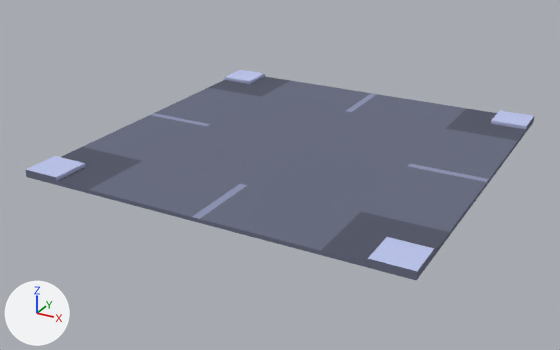
What one commit did to the glTF model client/public/models/world/roads/road-crossroad.glb.
One viewpoint serves both versions: a 50 mm camera at (0.882, -1.726, 0.768) aimed at (-0.036, -0.058, -0.066). Lighting does not change. The marker at lower left points along +X, +Y and +Z. The first picture is the older version. Vertices at exactly the same position are counted once.

Objects in the first picture: 'road-crossroad'.
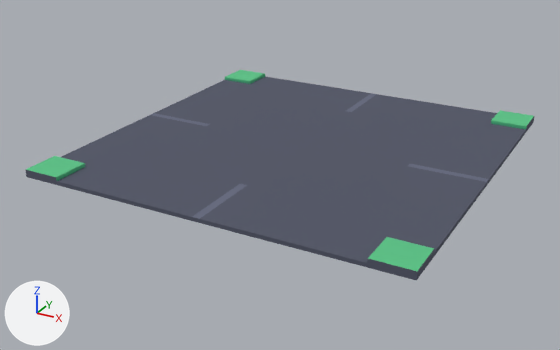
What changed in the scene script:
```text
Change me_road_crossroad:
    used by ob_road_crossroad; location = (0.0, 0.0, 0.0)
    remove me_road_crossroad.from_pydata(...)  # 80 vertices, 116 faces; spans x -0.5..0.5, y -0.5..0.5, z 0.0..0.02
    add me_road_crossroad.from_pydata(...)  # 64 vertices, 116 faces; spans x -0.5..0.5, y -0.5..0.5, z 0.0..0.02
    me_road_crossroad part 1: the loose piece of 4 vertices spanning x -0.01..0.01, y -0.5..-0.3, z 0.01 is deleted
    me_road_crossroad part 2: the loose piece of 4 vertices spanning x -0.01..0.01, y 0.3..0.5, z 0.01 is deleted
    me_road_crossroad part 3
    8 vertices are removed from x -0.5..0.5, y -0.01..0.01, z 0.01
    8 faces are deleted
    12 new faces join them
    me_road_crossroad part 4: 88 kept faces spanning x -0.5..0.5, y -0.5..0.5, z 0.0..0.02 get new texture (UV) coordinates
```

Location of each change, (x1, y1, x2, y2) in pixels of the pictures (560 x 350 px; the box of a moved part takes in the faces that stretch with it):
part 1 of me_road_crossroad, deleted
    before: (192, 184, 247, 219)
part 2 of me_road_crossroad, deleted
    before: (346, 93, 377, 112)
part 3 of me_road_crossroad, moved or reshaped
    before: (83, 113, 489, 232)
    after: (83, 93, 489, 232)
part 4 of me_road_crossroad, surface changed
    both: (25, 70, 534, 280)
